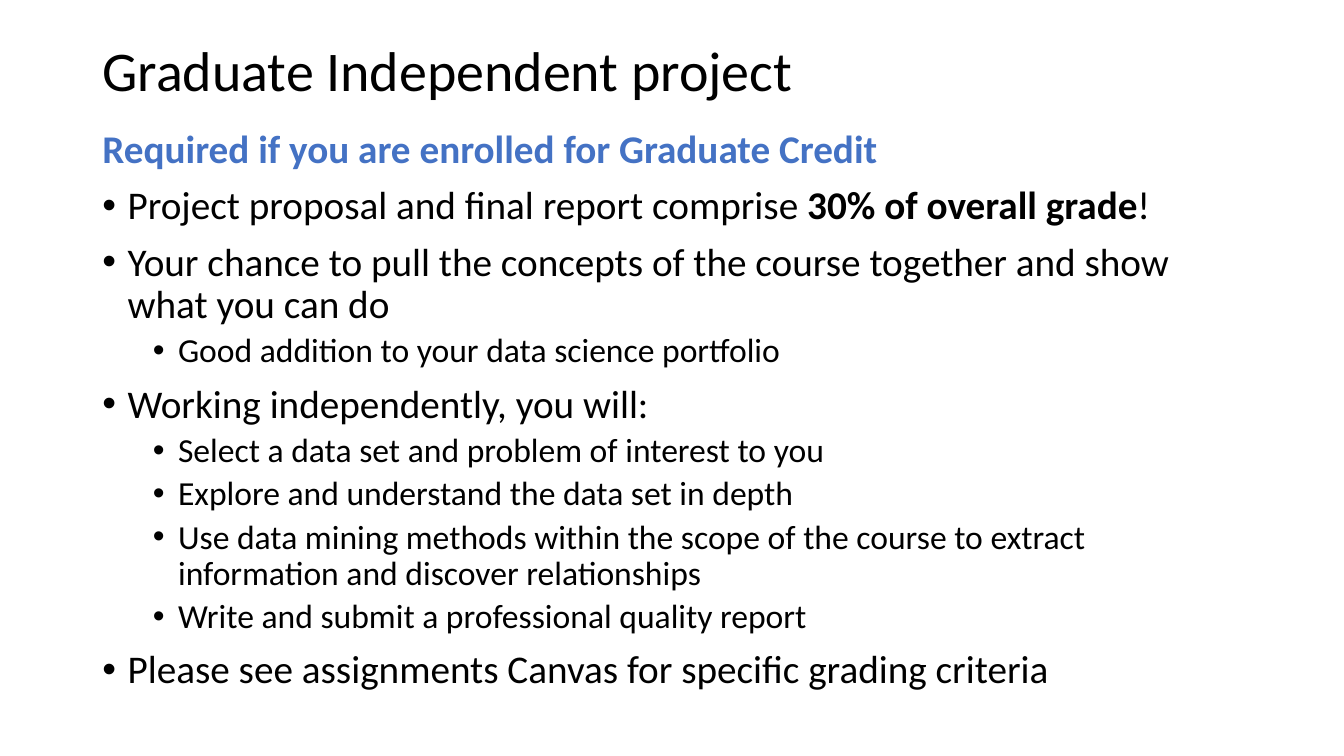
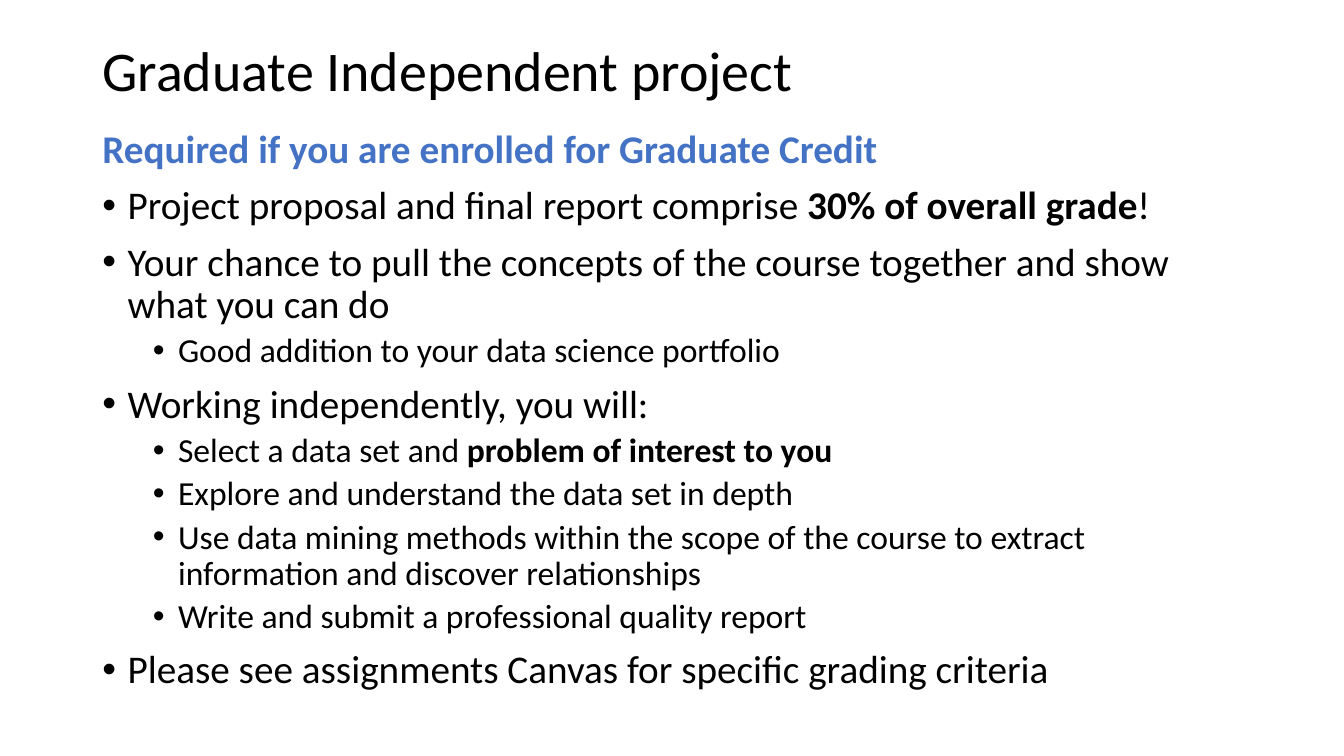
Before and after one commit to StephenElston/CSCI-E-108, a slide deck: slide 41 of slides/2_BigDataComputing.pptx. Drawn at 1344x756 pixels with LibreOffice and Linux fonts; fonts in the diff are those of the drawing. Boxes give left, top, right and bottom in pixels: in the first picture for what was removed or moved away, otherwise in the second. Text is boxed around its words. In the diff, an @@ line names an element or a change of style, - is before the commit and + after.

```diff
--- a/slides/2_BigDataComputing.pptx
+++ b/slides/2_BigDataComputing.pptx
@@ text at [178, 438, 833, 468]: bold on in "problem of interest to you" @@
```
Also in this commit, not shown: 4 other slides changed, 1 other file.
